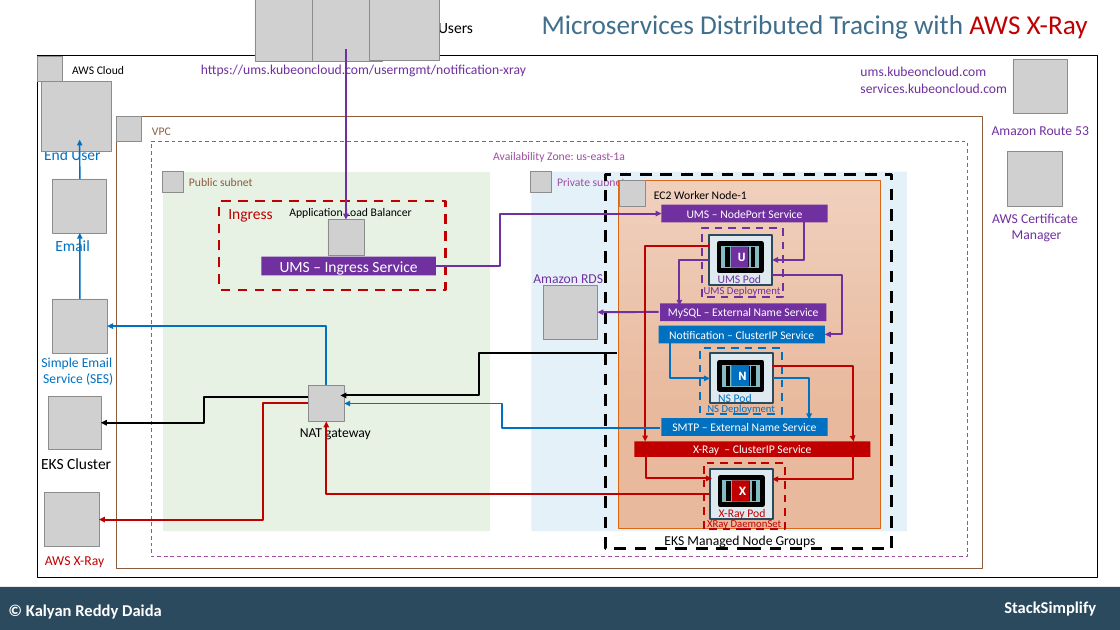
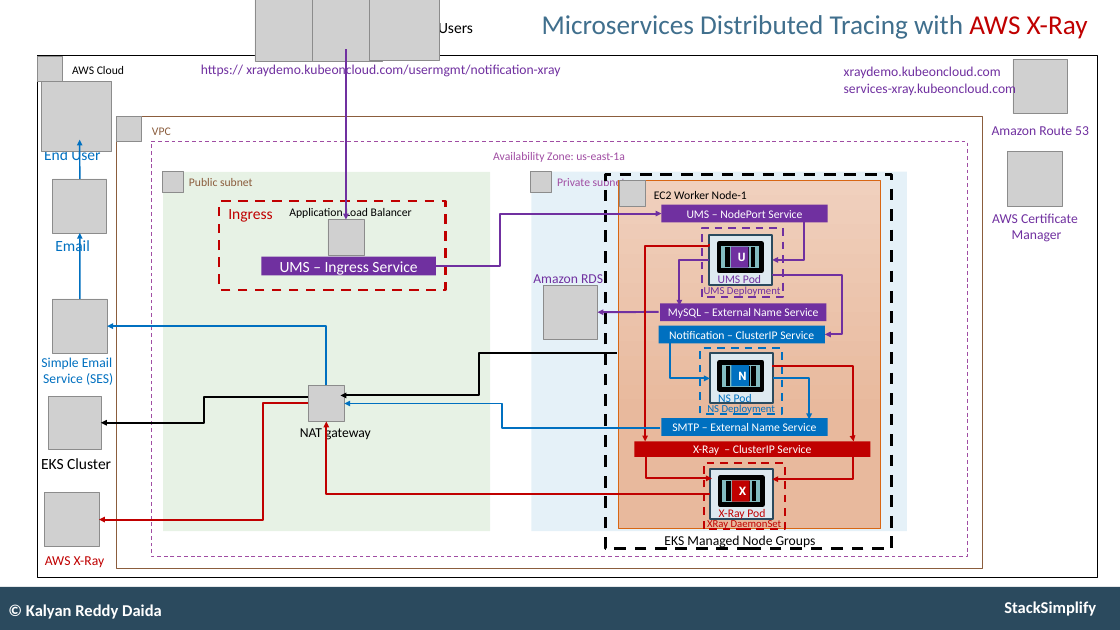
Before and after one commit to talvionyx/aws-eks-kubernetes-masterclass, a slide deck: slide 158 of presentation/AWS-Fargate-and-EKS-Masterclass.pptx (slide 154 before the commit). Drawn at 1120x630 pixels with LibreOffice and Linux fonts; fonts in the diff are those of the drawing; grey boxes stand for pictures. Boxes give left, top, right and bottom in pixels: in the first picture for what was removed or moved away, otherwise in the second. Text is boxed around its words. In the diff, an @@ line names an element or a change of style, - is before the commit and + after.

```diff
--- a/presentation/AWS-Fargate-and-EKS-Masterclass.pptx
+++ b/presentation/AWS-Fargate-and-EKS-Masterclass.pptx
@@ text at bbox=[201, 62, 560, 78]: text changed @@
-https://ums.kubeoncloud.com/usermgmt/notification-xray
+https:// xraydemo.kubeoncloud.com/usermgmt/notification-xray
@@ text at bbox=[844, 66, 1016, 97]: text changed @@
-ums.kubeoncloud.com
-services.kubeoncloud.com
+xraydemo.kubeoncloud.com
+services-xray.kubeoncloud.com
```
Also in this commit, not shown: 6 other slides changed, 7 slides added, 1 slide removed, 1 other file.
